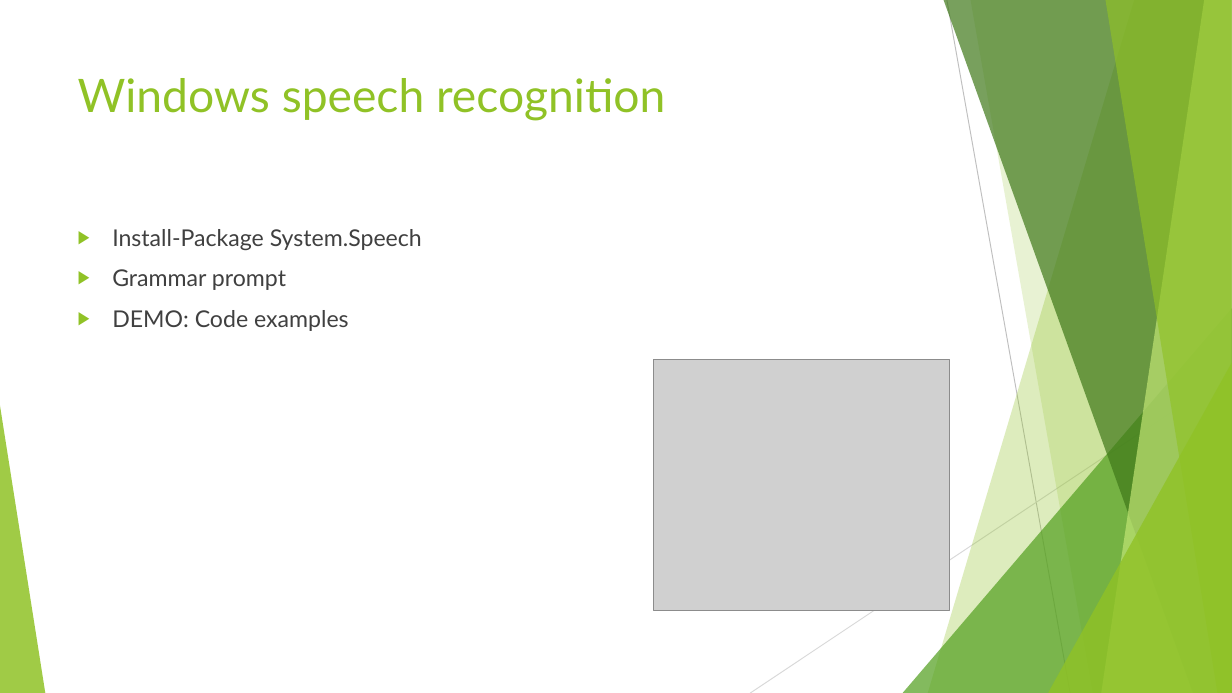
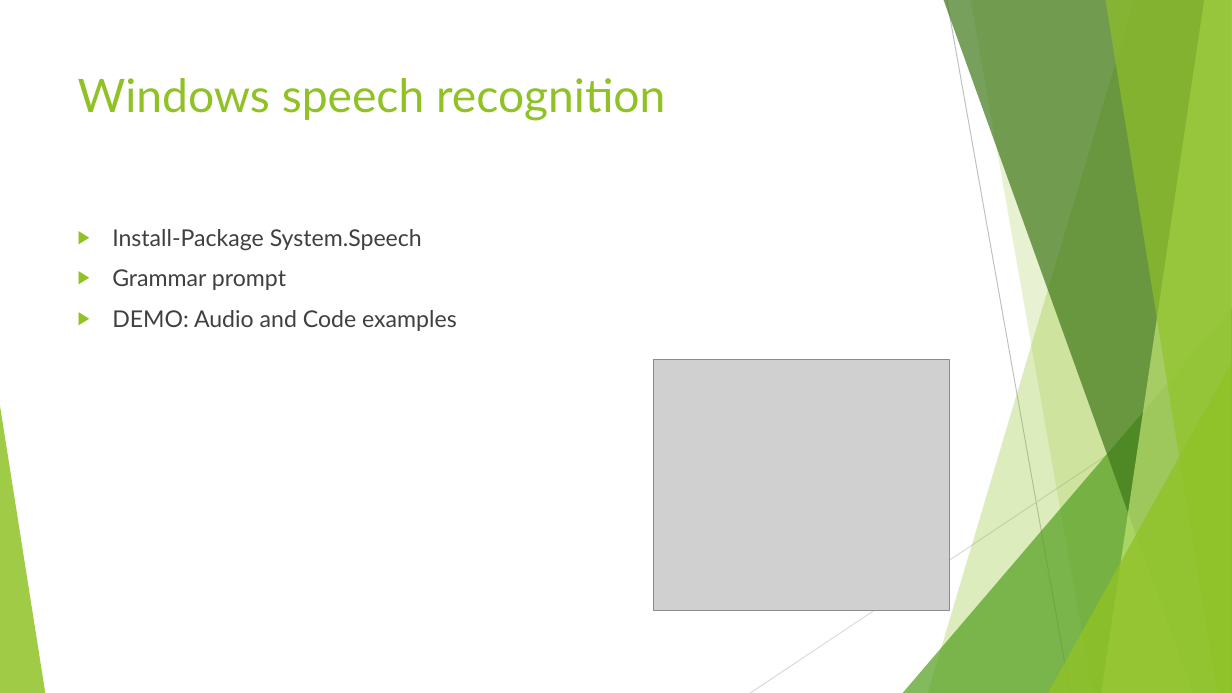
Before and after one commit to johnstaveley/JaaS, a slide deck: slide 9 of JaaS.pptx. Drawn at 1232x693 pixels with LibreOffice and Linux fonts; fonts in the diff are those of the drawing; grey boxes stand for pictures. Boxes give left, top, right and bottom in pixels: in the first picture for what was removed or moved away, otherwise in the second. Text is boxed around its words. In the diff, an @@ line names an element or a change of style, - is before the commit and + after.

```diff
--- a/JaaS.pptx
+++ b/JaaS.pptx
@@ text at (112, 310, 457, 331): text changed @@
-▶ DEMO: Code examples
+▶ DEMO: Audio and Code examples
```
Also in this commit, not shown: 3 other slides changed, 2 other files.
